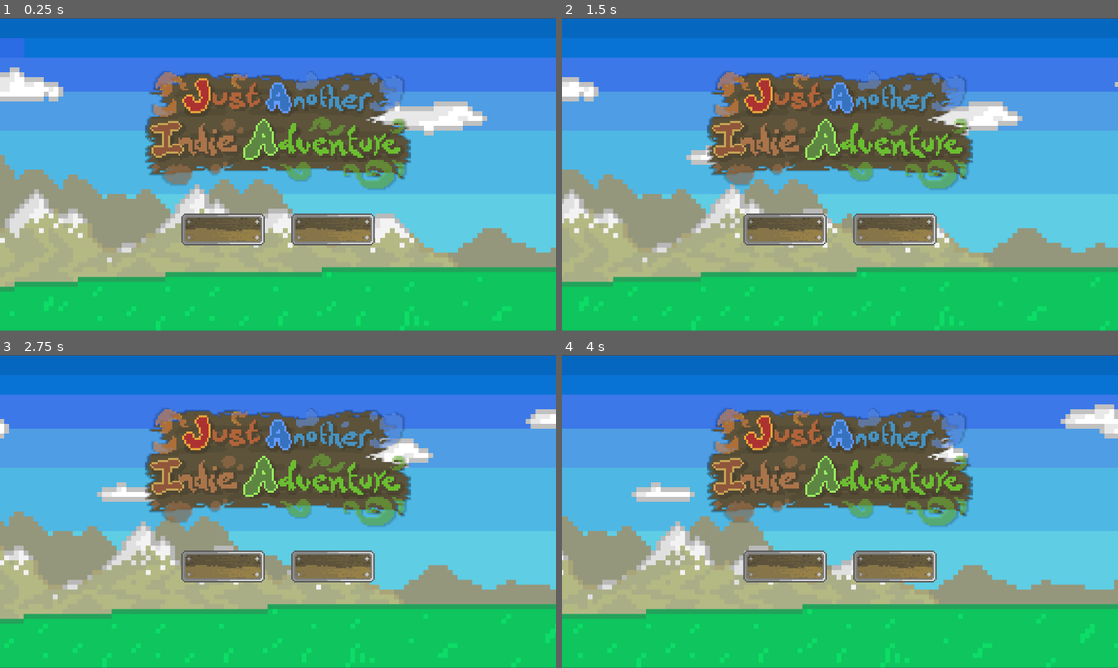
Above: before the commit, frames 1-4 (two rows, left to right).
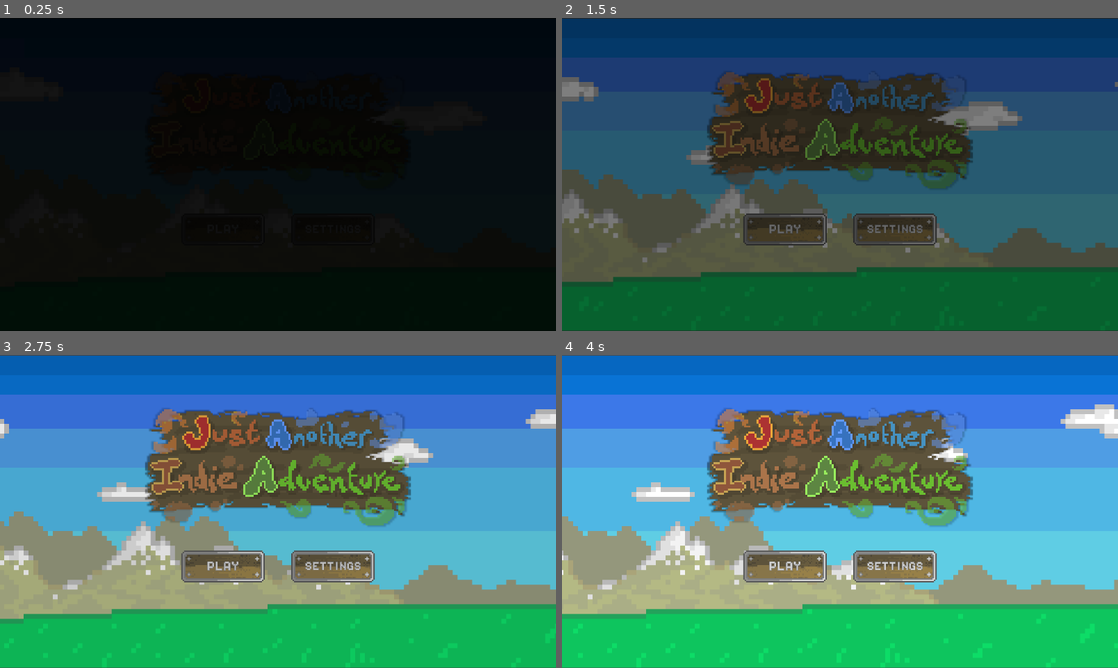
Above: after the commit, the same moments.

Repository: twixt7-sys/project_JAIA
Game: Godot game, scene res://Scenes/game.tscn
The game is run twice, just before and just after one commit, with the same random seed, the same clock (stepped at 60 frames per second) and the same inputs.
Inputs (mouse positions are in pixels of both pictures, inside the frame that each line leads up to):
- Up to frame 1 (0.25 s): no input
- Up to frame 2 (1.5 s): click (895, 230) at 0.5 s; click (784, 230) at 1.25 s
- Up to frame 3 (2.75 s): click (222, 567) at 2 s
- Up to frame 4 (4 s): click (895, 567) at 2.75 s; click (784, 567) at 3.5 s

The runs differ from the first frame. In frame 1, 100% of the frame differs, in the area x 0-100%, y 0-100%; in frame 2, 100%; in frame 3, 0.2%; in frame 4, 0.2%.

Commit message:
added original audio and animations in homescreen

Diff:
--- /dev/null
+++ b/jaia_v5/Scripts/audio_stream_player_2d.gd
@@ -0,0 +1,7 @@
+extends AudioStreamPlayer2D
+
+func _ready() -> void:
+	play(12.0)
+
+func _process(delta: float) -> void:
+	pass
--- /dev/null
+++ b/jaia_v5/Scripts/title_screen.gd
@@ -0,0 +1,11 @@
+extends Control
+
+@onready var animation_player: AnimationPlayer = $AnimationPlayer
+@onready var fade_out: AnimationPlayer = $"fade out"
+
+func _ready() -> void:
+	animation_player.play("bg animation")
+	fade_out.play("fade_out")
+
+func _process(delta: float) -> void:
+	pass
--- a/jaia_v5/UI/title_screen.tscn
+++ b/jaia_v5/UI/title_screen.tscn
@@ -1,8 +1,11 @@
-[gd_scene load_steps=7 format=3 uid="uid://ctd08mm35k5ge"]
+[gd_scene load_steps=15 format=3 uid="uid://ctd08mm35k5ge"]
 
 [ext_resource type="Texture2D" uid="uid://dxo06h1nipxyy" path="res://Assets/World/title page bg.png" id="1_coop4"]
+[ext_resource type="Script" uid="uid://btbb2p25e3d0d" path="res://Scripts/title_screen.gd" id="1_tuktx"]
 [ext_resource type="Texture2D" uid="uid://bbif3ga6rp4of" path="res://Assets/World/Title.png" id="2_5whv5"]
 [ext_resource type="Texture2D" uid="uid://b1jjo7jifehya" path="res://Assets/Button.png" id="3_5whv5"]
+[ext_resource type="AudioStream" uid="uid://bwn5naw5m7yce" path="res://Assets/All Will Settle - Bloo.mp3" id="4_816ia"]
+[ext_resource type="Script" uid="uid://byj6iut7l61ut" path="res://Scripts/audio_stream_player_2d.gd" id="5_udsnl"]
 
 [sub_resource type="Animation" id="Animation_5whv5"]
 length = 0.001
@@ -51,11 +54,83 @@
 &"bg animation": SubResource("Animation_coop4")
 }
 
+[sub_resource type="CanvasTexture" id="CanvasTexture_tuktx"]
+diffuse_texture = ExtResource("3_5whv5")
+specular_color = Color(0, 0, 0, 1)
+
+[sub_resource type="LabelSettings" id="LabelSettings_nmnw7"]
+font_size = 64
+font_color = Color(0.835294, 0.835294, 0.835294, 1)
+outline_size = 16
+outline_color = Color(0.560784, 0.560784, 0.560784, 1)
+
+[sub_resource type="Animation" id="Animation_nmnw7"]
+resource_name = "fade_out"
+length = 3.0
+tracks/0/type = "value"
+tracks/0/imported = false
+tracks/0/enabled = true
+tracks/0/path = NodePath("ColorRect:show_behind_parent")
+tracks/0/interp = 1
+tracks/0/loop_wrap = true
+tracks/0/keys = {
+"times": PackedFloat32Array(0),
+"transitions": PackedFloat32Array(1),
+"update": 1,
+"values": [false]
+}
+tracks/1/type = "value"
+tracks/1/imported = false
+tracks/1/enabled = true
+tracks/1/path = NodePath("ColorRect:color")
+tracks/1/interp = 1
+tracks/1/loop_wrap = true
+tracks/1/keys = {
+"times": PackedFloat32Array(0, 3),
+"transitions": PackedFloat32Array(1, 1),
+"update": 0,
+"values": [Color(1, 1, 1, 1), Color(1, 1, 1, 0)]
+}
+
+[sub_resource type="Animation" id="Animation_ywbsv"]
+length = 0.001
+tracks/0/type = "value"
+tracks/0/imported = false
+tracks/0/enabled = true
+tracks/0/path = NodePath("ColorRect:show_behind_parent")
+tracks/0/interp = 1
+tracks/0/loop_wrap = true
+tracks/0/keys = {
+"times": PackedFloat32Array(0),
+"transitions": PackedFloat32Array(1),
+"update": 1,
+"values": [true]
+}
+tracks/1/type = "value"
+tracks/1/imported = false
+tracks/1/enabled = true
+tracks/1/path = NodePath("ColorRect:color")
+tracks/1/interp = 1
+tracks/1/loop_wrap = true
+tracks/1/keys = {
+"times": PackedFloat32Array(0),
+"transitions": PackedFloat32Array(1),
+"update": 0,
+"values": [Color(1, 1, 1, 1)]
+}
+
+[sub_resource type="AnimationLibrary" id="AnimationLibrary_5olrl"]
+_data = {
+&"RESET": SubResource("Animation_ywbsv"),
+&"fade_out": SubResource("Animation_nmnw7")
+}
+
 [node name="TitleScreen" type="Control"]
 layout_mode = 3
 anchors_preset = 0
 offset_right = 1920.0
 offset_bottom = 1080.0
+script = ExtResource("1_tuktx")
 
 [node name="AnimationPlayer" type="AnimationPlayer" parent="."]
 libraries = {
@@ -74,8 +149,9 @@
 
 [node name="bg" type="TextureRect" parent="Control"]
 layout_mode = 1
+offset_left = -274.87
 offset_top = 1.5
-offset_right = 6462.0
+offset_right = 6187.13
 offset_bottom = 1078.5
 texture = ExtResource("1_coop4")
 
@@ -139,7 +215,63 @@
 [node name="TextureButton2" type="TextureButton" parent="VB/VBoxContainer"]
 layout_mode = 2
 texture_normal = ExtResource("3_5whv5")
+texture_pressed = SubResource("CanvasTexture_tuktx")
+
+[node name="Play Label" type="Label" parent="VB/VBoxContainer/TextureButton2"]
+layout_mode = 1
+anchors_preset = 8
+anchor_left = 0.5
+anchor_top = 0.5
+anchor_right = 0.5
+anchor_bottom = 0.5
+offset_left = -20.0
+offset_top = -8.0
+offset_right = 20.0
+offset_bottom = 8.0
+grow_horizontal = 2
+grow_vertical = 2
+text = "PLAY"
+label_settings = SubResource("LabelSettings_nmnw7")
 
 [node name="TextureButton3" type="TextureButton" parent="VB/VBoxContainer"]
 layout_mode = 2
 texture_normal = ExtResource("3_5whv5")
+
+[node name="Settings Label" type="Label" parent="VB/VBoxContainer/TextureButton3"]
+layout_mode = 1
+anchors_preset = 8
+anchor_left = 0.5
+anchor_top = 0.5
+anchor_right = 0.5
+anchor_bottom = 0.5
+offset_left = -20.0
+offset_top = -8.0
+offset_right = 20.0
+offset_bottom = 8.0
+grow_horizontal = 2
+grow_vertical = 2
+scale = Vector2(0.9, 0.9)
+pivot_offset = Vector2(216, 32)
+text = "SETTINGS"
+label_settings = SubResource("LabelSettings_nmnw7")
+
+[node name="AudioStreamPlayer2D" type="AudioStreamPlayer2D" parent="."]
+stream = ExtResource("4_816ia")
+volume_db = 10.0
+parameters/looping = true
+script = ExtResource("5_udsnl")
+
+[node name="fade out" type="AnimationPlayer" parent="."]
+libraries = {
+&"": SubResource("AnimationLibrary_5olrl")
+}
+
+[node name="ColorRect" type="ColorRect" parent="."]
+modulate = Color(0, 0, 0, 1)
+show_behind_parent = true
+layout_mode = 1
+anchors_preset = 15
+anchor_right = 1.0
+anchor_bottom = 1.0
+grow_horizontal = 2
+grow_vertical = 2
Not shown, added: jaia_v5/Assets/All Will Settle - Bloo.mp3.import
Not shown, added: jaia_v5/Scripts/audio_stream_player_2d.gd.uid
Not shown, added: jaia_v5/Scripts/title_screen.gd.uid
Not shown, added: jaia_v5/Assets/All Will Settle - Bloo.mp3
Not shown, added: jaia_v5/Assets/Bloo - All Will Settle 2025-08-06 18_13.m4a
Not shown, added: jaia_v5/Assets/World/Bloo - All Will Settle 2025-08-06 18_13.m4a
Not shown, added: jaia_v5/UI/title_screen.tscn19824828810.tmp
